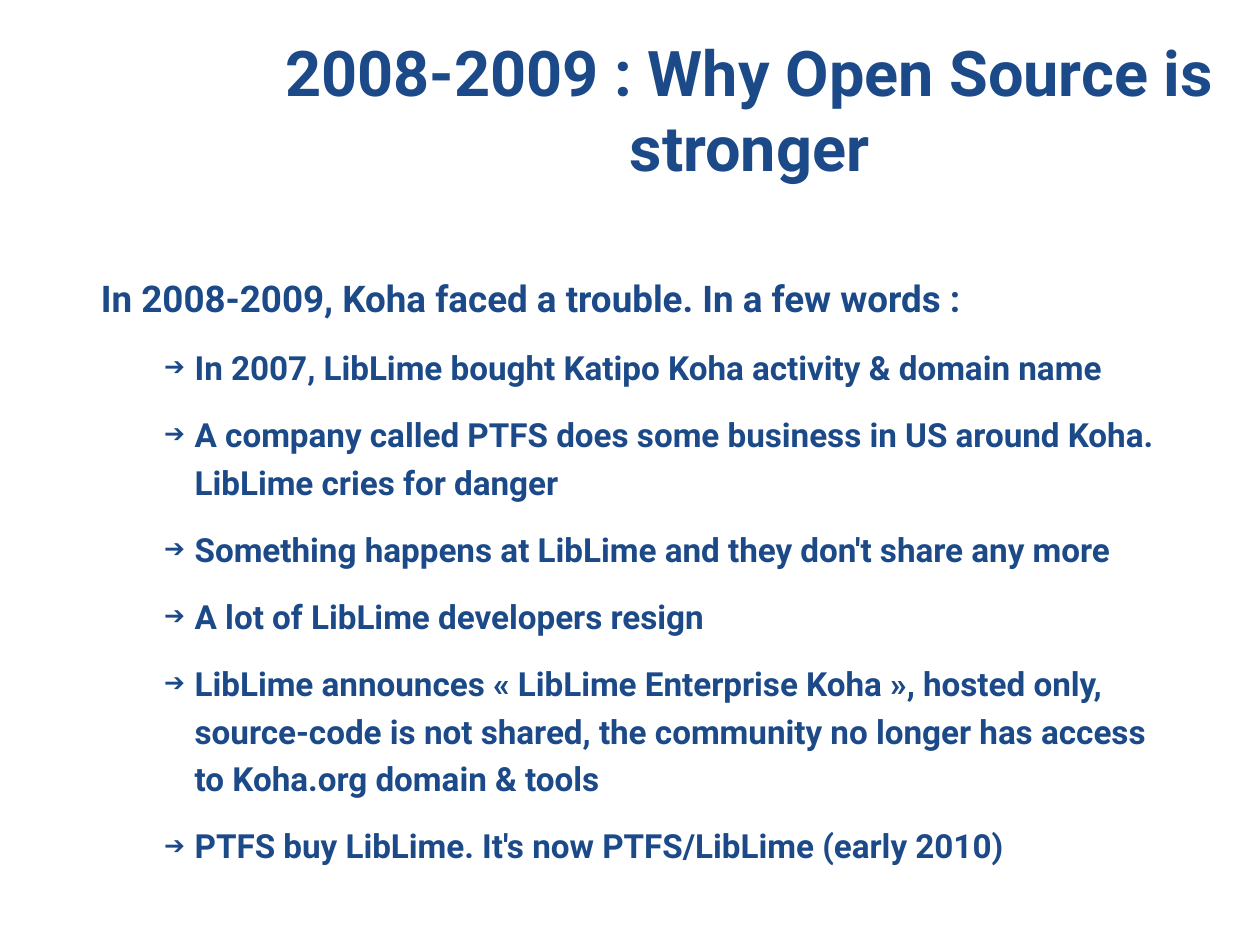
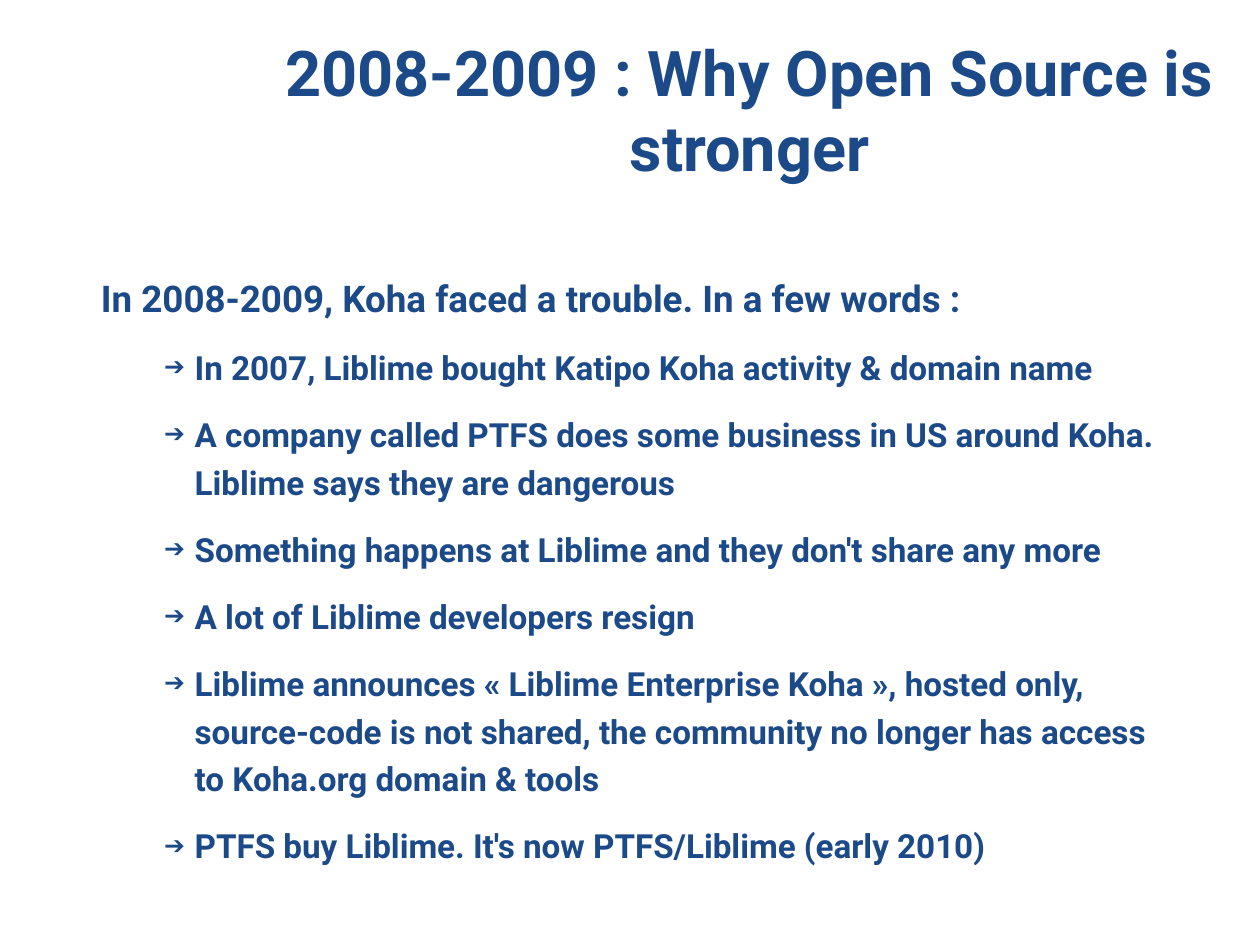
Before and after one commit to ranginui/presentation, a slide deck: slide 13 of kohacon15/history/history.odp. Drawn at 1260x945 pixels with LibreOffice and Linux fonts; fonts in the diff are those of the drawing; background and template pictures are left out. Boxes give left, top, right and bottom in pixels: in the first picture for what was removed or moved away, otherwise in the second. Text is boxed around its words. In the diff, an @@ line names an element or a change of style, - is before the commit and + after.

```diff
--- a/kohacon15/history/history.odp
+++ b/kohacon15/history/history.odp
@@ text at [195, 355, 1153, 865]: text changed @@
-  ➔ In 2007, LibLime bought Katipo Koha activity & domain name
-  ➔ A company called PTFS does some business in US around Koha. LibLime cries for danger
-  ➔ Something happens at LibLime and they don't share any more
-  ➔ A lot of LibLime developers resign
-  ➔ LibLime announces « LibLime Enterprise Koha », hosted only, source-code is not shared, the community no longer has access to Koha.org domain & tools
-  ➔ PTFS buy LibLime. It's now PTFS/LibLime (early 2010)
+  ➔ In 2007, Liblime bought Katipo Koha activity & domain name
+  ➔ A company called PTFS does some business in US around Koha. Liblime says they are dangerous
+  ➔ Something happens at Liblime and they don't share any more
+  ➔ A lot of Liblime developers resign
+  ➔ Liblime announces « Liblime Enterprise Koha », hosted only, source-code is not shared, the community no longer has access to Koha.org domain & tools
+  ➔ PTFS buy Liblime. It's now PTFS/Liblime (early 2010)
```
Also in this commit, not shown: 1 other slide changed, 1 other file.
